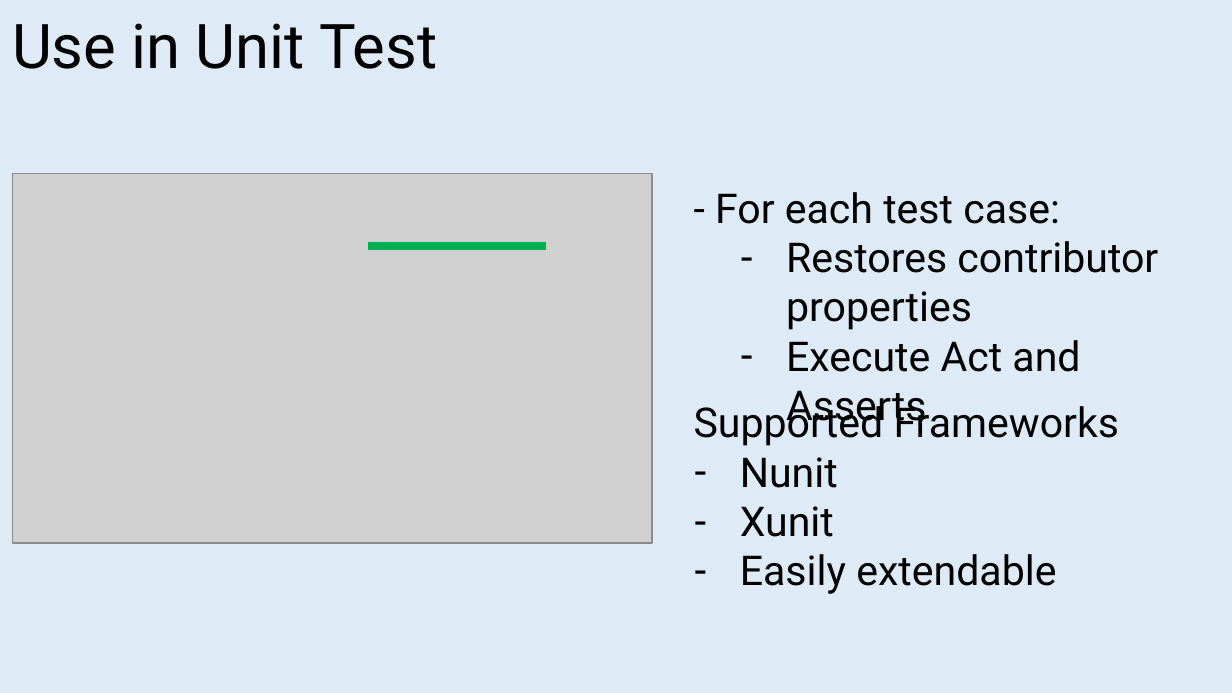
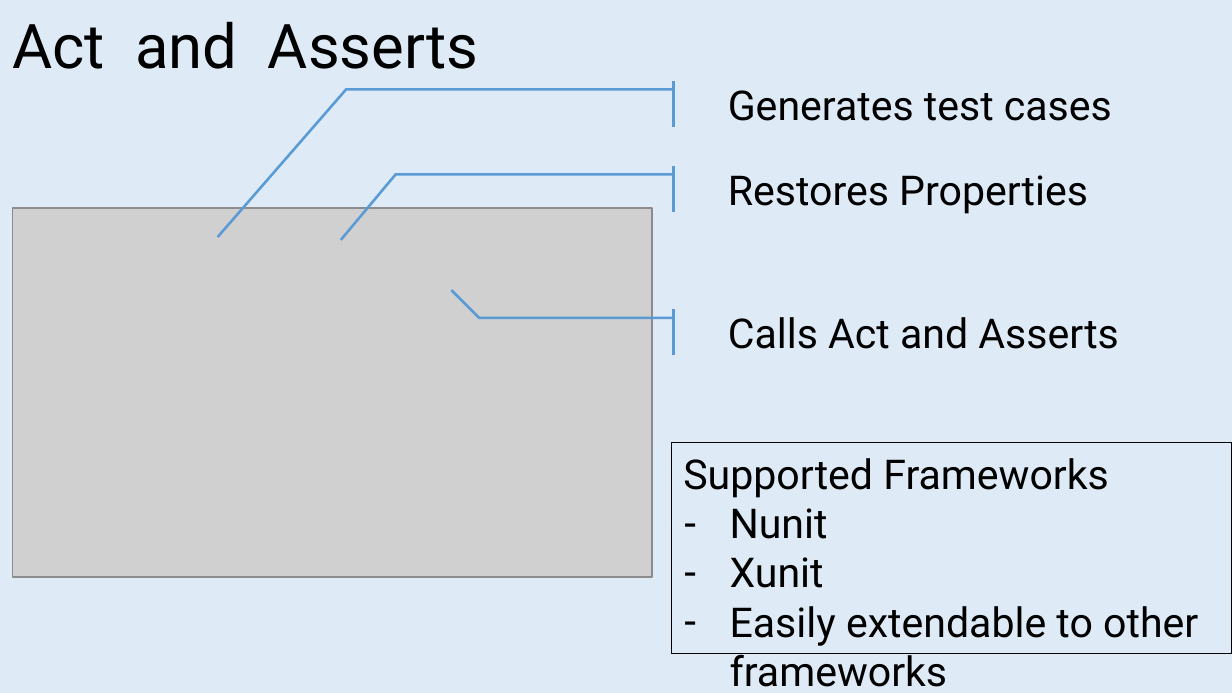
Before and after one commit to jeromerg/NCase, a slide deck: slide 15 of src/NCase.Doc/intern/ReadmeCaroussel.pptx (slide 11 before the commit). Drawn at 1232x693 pixels with LibreOffice and Linux fonts; fonts in the diff are those of the drawing; grey boxes stand for pictures. Boxes give left, top, right and bottom in pixels: in the first picture for what was removed or moved away, otherwise in the second. Text is boxed around its words. In the diff, an @@ line names an element or a change of style, - is before the commit and + after.

```diff
--- a/src/NCase.Doc/intern/ReadmeCaroussel.pptx
+++ b/src/NCase.Doc/intern/ReadmeCaroussel.pptx
@@ text at (x1=12, y1=21, x2=479, y2=69): text changed @@
-Use in Unit Test
+Act and Asserts
@@ accent callout added at (x1=716, y1=81, x2=1221, y2=127), outline #5B9BD5 1.5 pt, 24 pt, text #000000 @@
+Generates test cases
@@ accent callout added at (x1=716, y1=166, x2=1221, y2=212), outline #5B9BD5 1.5 pt, 24 pt, text #000000 @@
+Restores Properties
@@ picture moved from (x1=12, y1=174, x2=652, y2=543) to (x1=12, y1=208, x2=652, y2=578) @@
@@ text removed at (x1=715, y1=192, x2=1158, y2=430) @@
-- For each test case:
-  – Restores contributor properties
-  – Execute Act and Asserts
@@ line removed from (367, 246) to (547, 246) @@
@@ accent callout added at (x1=716, y1=309, x2=1221, y2=355), outline #5B9BD5 1.5 pt, 24 pt, text #000000 @@
+Calls Act and Asserts
@@ rectangle "Supported Frameworks" resized from (x1=694, y1=400, x2=1119, y2=594) to (x1=671, y1=442, x2=1232, y2=654) @@
@@ rectangle "Supported Frameworks" at (x1=671, y1=442, x2=1232, y2=654): outline none to #000000 0.75 pt @@
@@ text in rectangle at (x1=730, y1=606, x2=1198, y2=687): text changed @@
-– Easily extendable
+– Easily extendable to other frameworks
```
Also in this commit, not shown: 11 other slides changed, 1 slide added, 3 slides removed, 5 other files.
